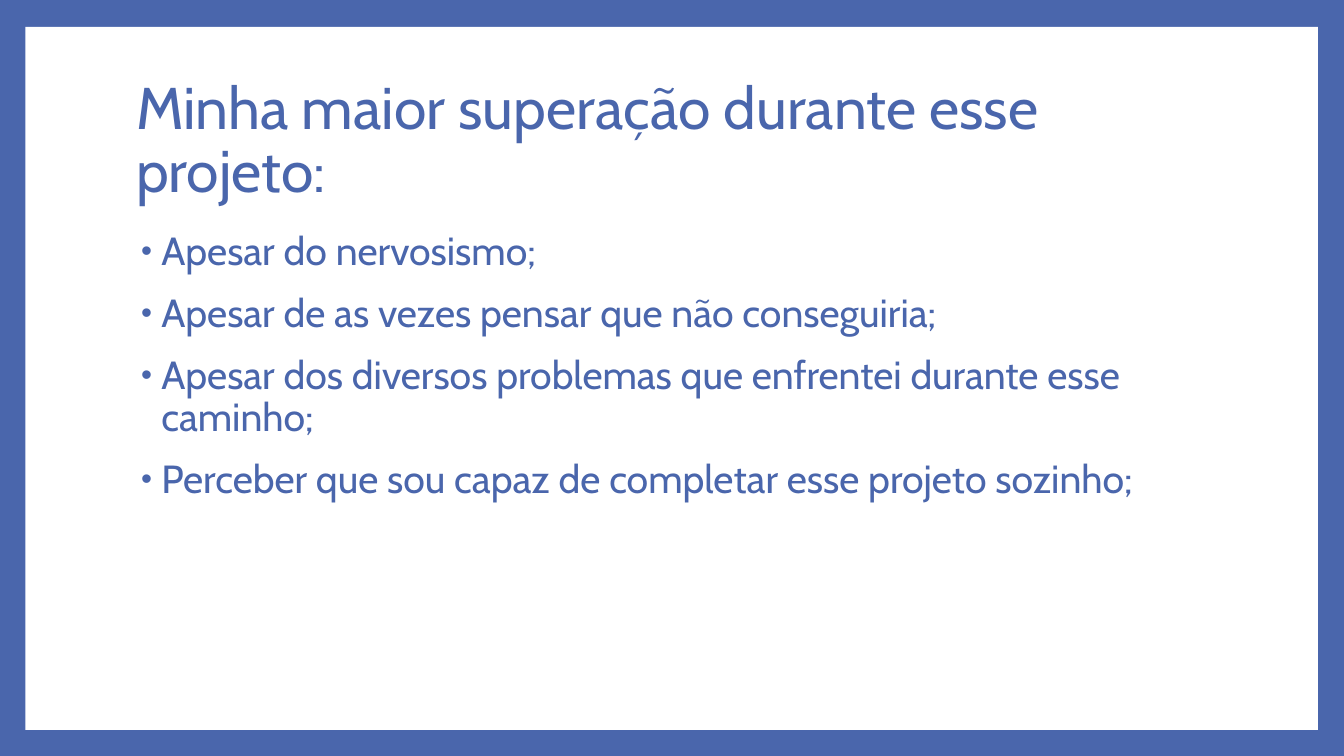
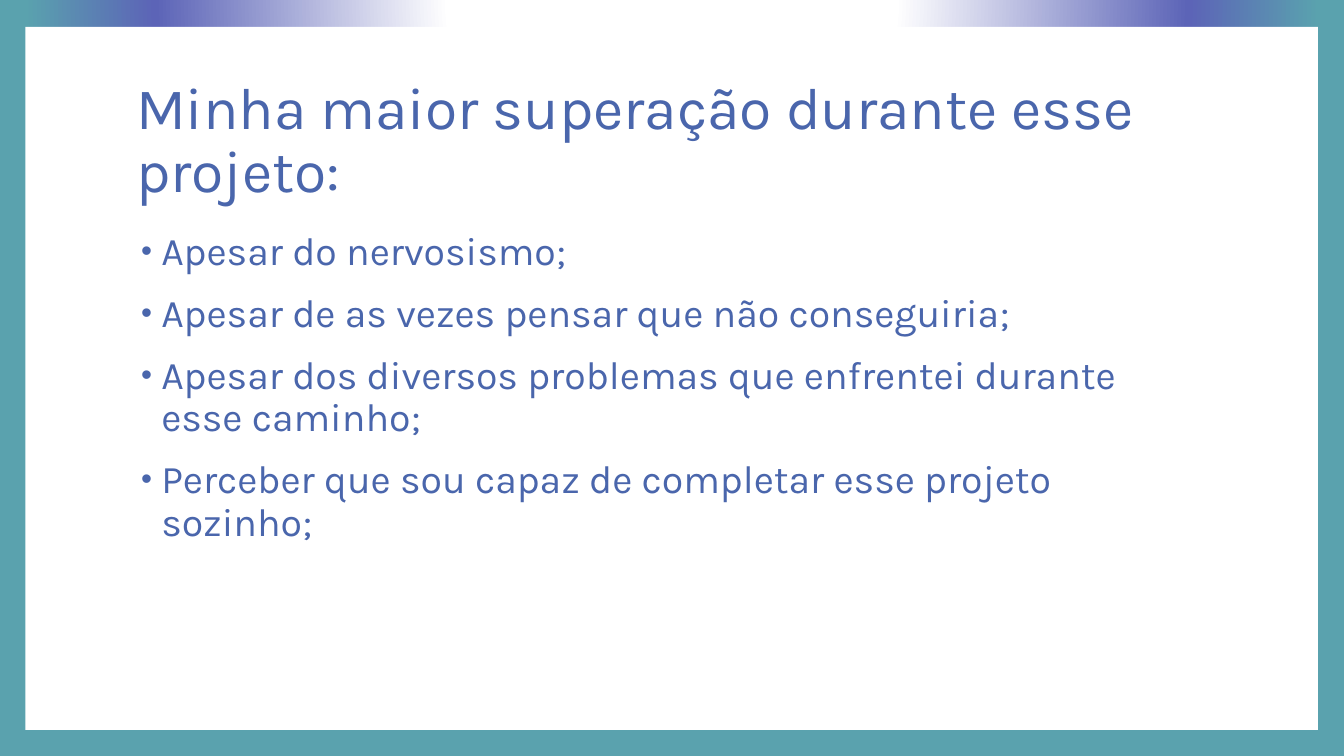
Before and after one commit to enricoferrer/Projeto-Individual, a slide deck: slide 5 of Slide Apresentação/O amor pela arte das oito armas.pptx. Drawn at 1344x756 pixels with LibreOffice and Linux fonts; fonts in the diff are those of the drawing. Boxes give left, top, right and bottom in pixels: in the first picture for what was removed or moved away, otherwise in the second. Text is boxed around its words. In the diff, an @@ line names an element or a change of style, - is before the commit and + after.

```diff
--- a/Slide Apresentação/O amor pela arte das oito armas.pptx
+++ b/Slide Apresentação/O amor pela arte das oito armas.pptx
@@ background #4A66AC to gradient #FFFFFF to #5C64B7 to #5AA2AE @@
@@ title "Minha maior superação durante esse ..." at box(136, 88, 1134, 207): font Cabin to Karla @@
@@ text "Apesar do nervosismo;" at box(161, 238, 1116, 540): font Cabin to Karla @@
```
Also in this commit, not shown: 7 other slides changed, 3 slides added, 3 other files.
